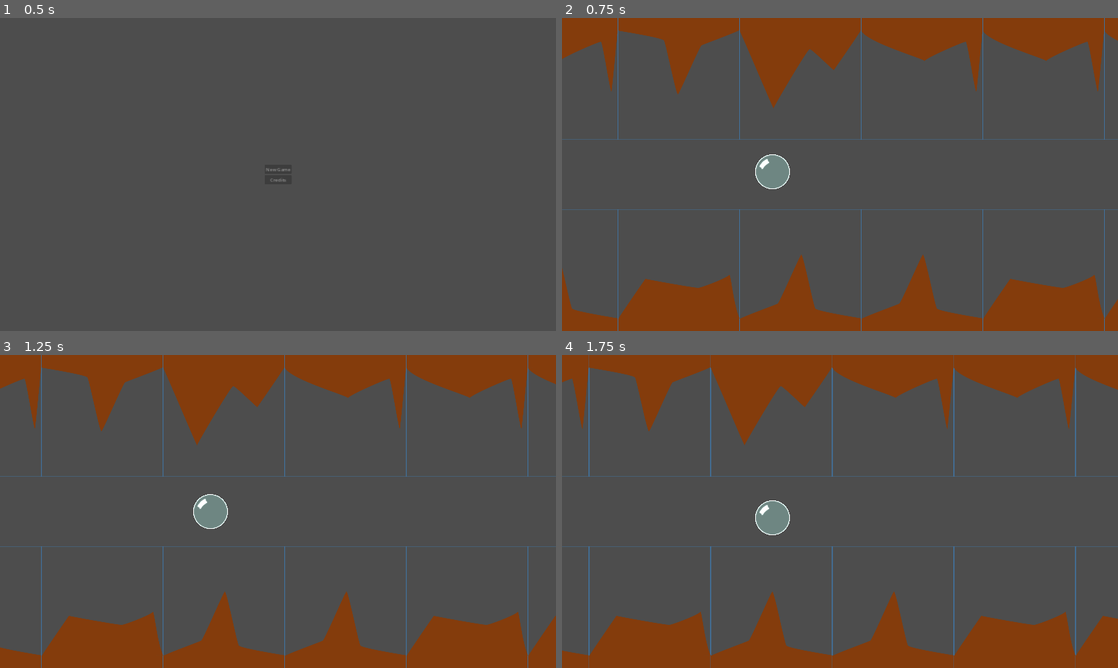
Above: before the commit, frames 1-4 (two rows, left to right).
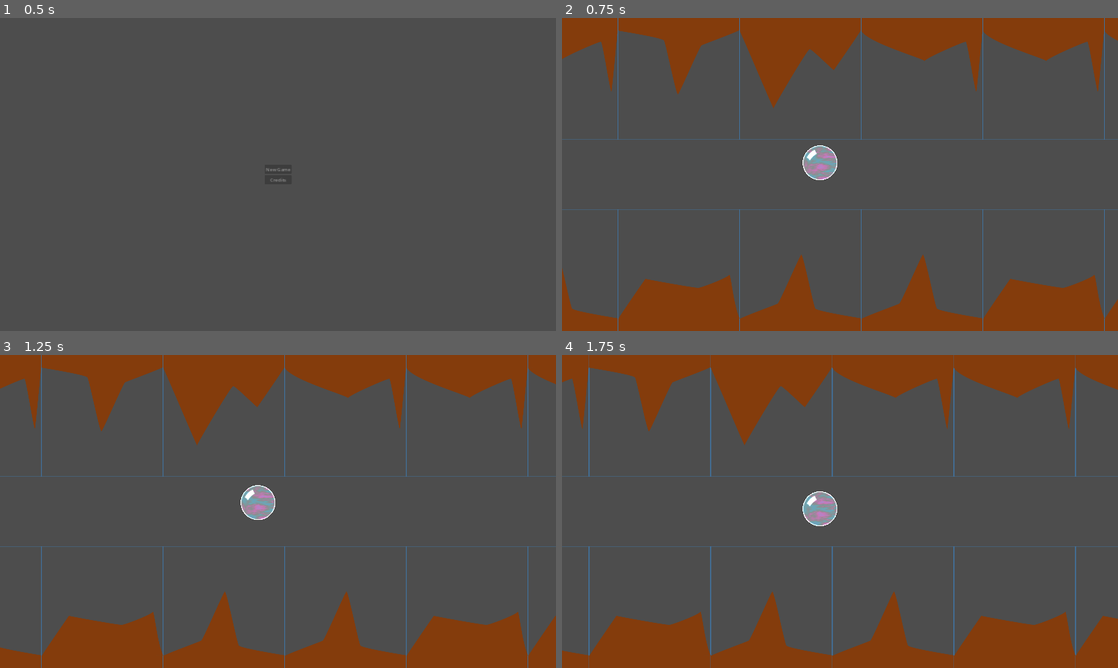
Above: after the commit, the same moments.

Repository: cesarizu/ggj-2025-bubbles
Game: Godot game, scene res://game/ui/main_menu.tscn
Same seed, same stepped clock (60 frames per second), same inputs: the game is played once before the commit and once after it.
Inputs (mouse positions are in pixels of both pictures, inside the frame that each line leads up to):
- Up to frame 1 (0.5 s): no input
- Up to frame 2 (0.75 s): click "New Game" at 0.5 s
- Up to frame 3 (1.25 s): no input
- Up to frame 4 (1.75 s): tap Enter at 1.25 s; move the mouse to (962, 495) at 1.27 s; hold Up from 1.28 s (still down); tap Backspace at 1.35 s; click (962, 495) at 1.42 s; tap Space at 1.52 s

Frame 1 is identical in both runs. In frame 2, 1.1% of the frame differs, in the area x 34-50%, y 40-55%; in frame 3, 1.1%; in frame 4, 1.1%, in the area x 34-50%, y 43-58%.

Commit message:
Se agrego colores y un efecto de movimiento a esos mismos.

Diff:
--- a/game/bubble/bubble.gdshader
+++ b/game/bubble/bubble.gdshader
@@ -1,7 +1,14 @@
 shader_type canvas_item;
 
 uniform sampler2D screen_texture : hint_screen_texture;
-uniform sampler2D noise;
+uniform sampler2D noise : repeat_enable;
+
+vec2 rotate(vec2 uv, float angle) {
+	mat2 rotation = mat2(vec2(sin(angle), -cos(angle)),
+						vec2(cos(angle), sin(angle)));
+	uv = uv * rotation;
+	return uv;
+}
 
 void fragment() {
 	vec4 color = texture(TEXTURE, UV);
@@ -10,5 +17,7 @@
 	vec2 screen_uv = SCREEN_UV;
 	vec2 l = UV - vec2(0.5);
 	screen_uv += l * pow(length(l), 3) * SCREEN_PIXEL_SIZE * 4000.0;
-	COLOR = inside * (texture(screen_texture , screen_uv) + 0.5 * texture(noise, UV / 4.0 + vec2(mod(TIME / 50.0, 1.0) - 0.5))) + color;
+	vec2 time_mov = vec2(mod(TIME / 10.0, 1.0) - 0.5);
+	vec2 noise_uv = rotate(vec2(0, UV.x), UV.y * 2.0 * PI);
+	COLOR = inside * (texture(screen_texture , screen_uv) + 0.5 * texture(noise, noise_uv + time_mov)) + color;
 }
--- a/game/bubble/bubble.tscn
+++ b/game/bubble/bubble.tscn
@@ -10,12 +10,14 @@
 bounce = 1.0
 
 [sub_resource type="Gradient" id="Gradient_vfjg2"]
-offsets = PackedFloat32Array(0, 0.321799, 0.522491, 0.740484, 1)
-colors = PackedColorArray(0, 0, 0, 1, 0.405723, 1.68458e-07, 0.183317, 1, 1.20327e-07, 0.486048, 0.344275, 1, 1, 0.352108, 0.622032, 1, 1, 1, 1, 1)
+offsets = PackedFloat32Array(0, 0.207612, 0.49827, 0.775087, 0.989619)
+colors = PackedColorArray(0.711761, 0.497182, 1, 0.733333, 0.992255, 0.324332, 0.854821, 0.415686, 0.498039, 0.509804, 0.52549, 0, 0.254902, 0.709804, 0.807843, 0.415686, 0.254902, 0.615686, 0.941176, 0.415686)
 
 [sub_resource type="FastNoiseLite" id="FastNoiseLite_gwoit"]
 noise_type = 2
-frequency = 0.0017
+frequency = 0.0042
+fractal_type = 2
+fractal_octaves = 10
 cellular_return_type = 2
 
 [sub_resource type="NoiseTexture2D" id="NoiseTexture2D_acbcy"]
@@ -67,7 +69,7 @@
 unique_name_in_owner = true
 texture_filter = 6
 material = SubResource("ShaderMaterial_mhwbl")
-position = Vector2(19, 4)
+position = Vector2(183, -27)
 scale = Vector2(0.2, 0.2)
 texture = ExtResource("2_6q6au")
 
--- a/game/bubble/bubble_test.tscn
+++ b/game/bubble/bubble_test.tscn
@@ -13,11 +13,11 @@
 script = ExtResource("1_wssxx")
 
 [node name="Icon" type="Sprite2D" parent="."]
-position = Vector2(598, 506)
+position = Vector2(611, 501)
 texture = ExtResource("2_rgeyu")
 
 [node name="Bubble" parent="." instance=ExtResource("1_77kjh")]
-position = Vector2(619, 505)
+position = Vector2(571, 555)
 
 [node name="Floor" type="StaticBody2D" parent="."]
 position = Vector2(872, 901)
